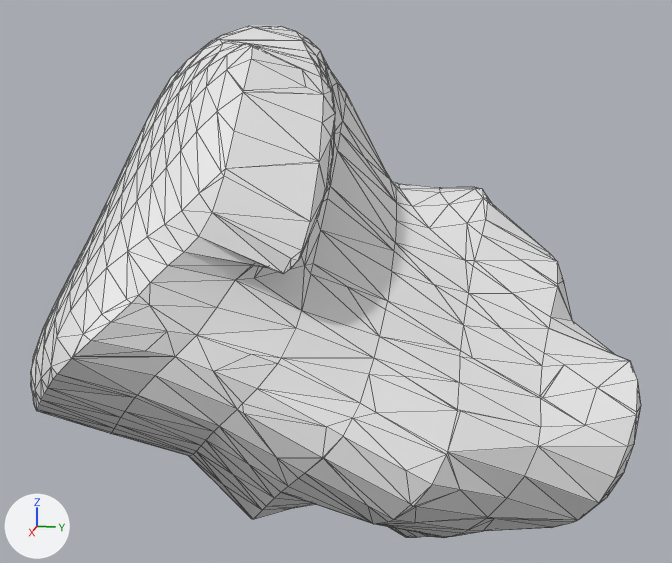
Before and after pictures for a commit that changed the OBJ model src/wormguides/model/obj_files/ABprppapppa_t334.obj.
One viewpoint serves both versions: a 50 mm lens placed at (206.8, -65.1, 291.5), pointed at (160.4, -74.4, 279.9). Every picture has the same lights, and +X, +Y and +Z are marked at lower left. Mesh edges are drawn as thin lines. Where no turn or scale is listed for an object, it has been applied to the vertices.

Objects in the first picture: 'ABprppapppa_t334'.
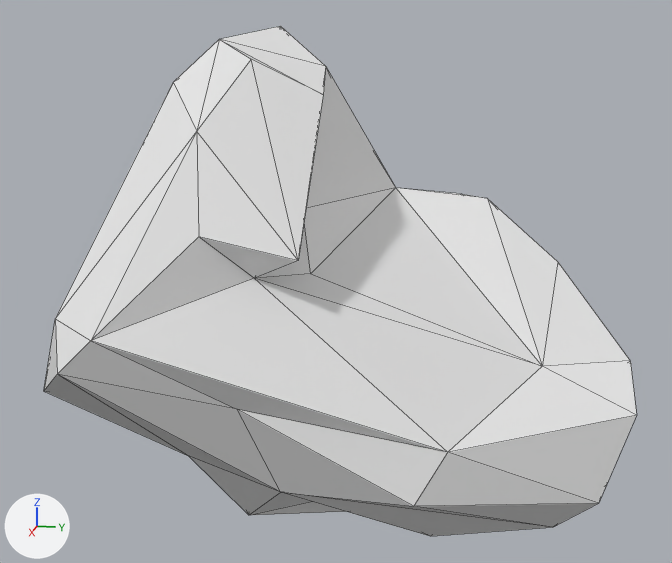
Location of each change, [x1, y1, x2, y2] in pixels of the pictures (672 x 563 px):
'ABprppapppa_t334', reshaped: before [31, 25, 641, 538]; after [44, 26, 636, 536]
part 1 of me_abprppapppa_t334, deleted: before [31, 25, 641, 538]

What changed in the scene script:
```text
Change me_abprppapppa_t334:
    used by ob_abprppapppa_t334; location = (0.0, 0.0, 0.0)
    remove me_abprppapppa_t334.from_pydata(...)  # 730 vertices, 1456 faces; spans x 149.5..171.7, y -89.4..-58.9, z 264.7..293.0
    add me_abprppapppa_t334.from_pydata(...)  # 56 vertices, 108 faces; spans x 149.6..171.5, y -89.1..-59.3, z 264.9..292.9
    me_abprppapppa_t334 part 1: 674 vertices removed from x 149.5..171.7, y -89.4..-58.9, z 264.7..293.0
```
